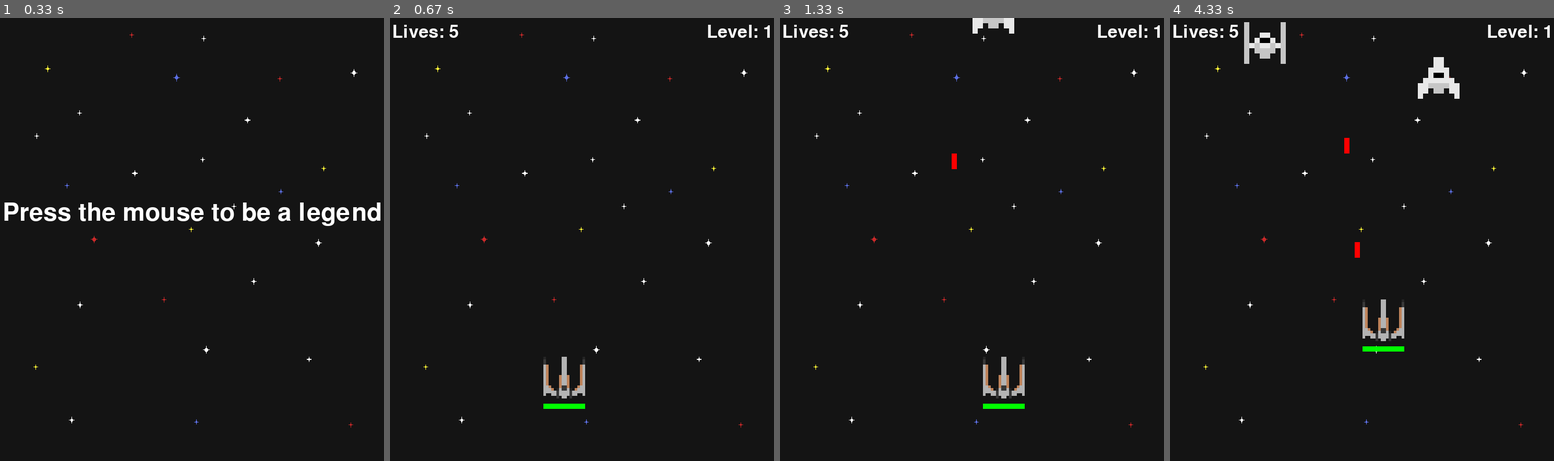
Above: before the commit, frames 1-4 (left to right).
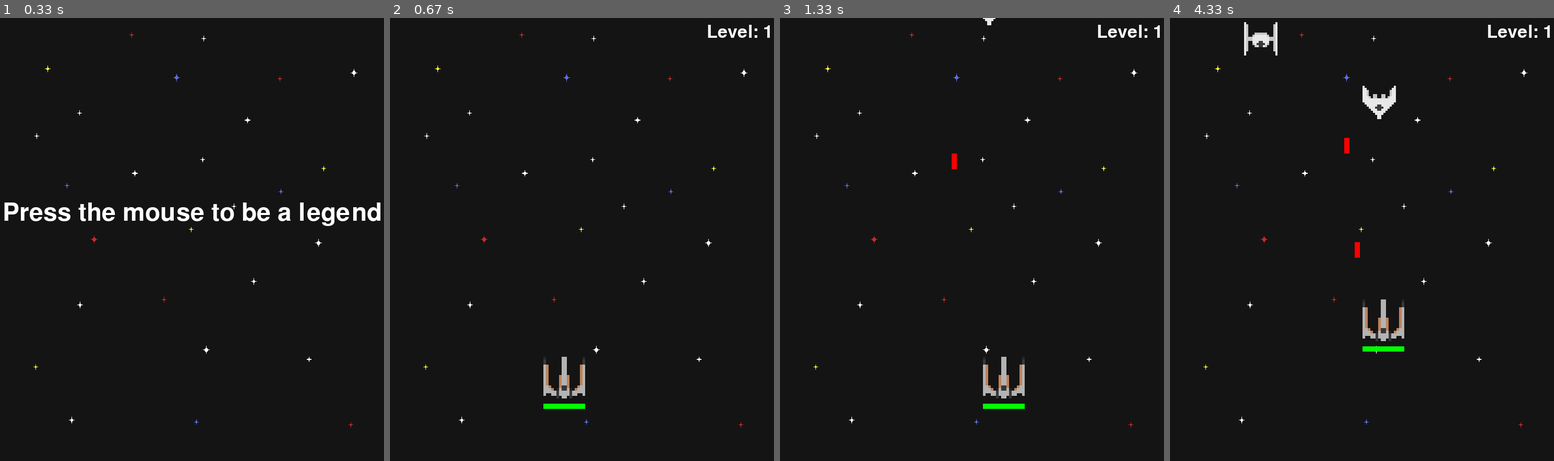
Above: after the commit, the same moments.

Repository: masanbasa3k/Pygame_Games
Game: pygame game, started from Destroy_the_Invaders_Game/Destroy The Invaders Game.py
The game is run twice, just before and just after one commit, with the same random seed, the same clock (stepped at 60 frames per second) and the same inputs.
Inputs:
- Up to frame 1 (0.33 s): no input
- Up to frame 2 (0.67 s): click "Level: 0" at 0.38 s
- Up to frame 3 (1.33 s): tap Space at 0.67, 1.07 s; hold D from 1 s (still down)
- Up to frame 4 (4.33 s): tap Space at 1.37, 1.57, 1.9, 2.2, 2.4, 2.7, 2.97, 3.3, 3.6, 3.73, 4.13 s; release D at 1.47 s; hold W 1.5-1.8 s; hold D 1.83-2.3 s; hold A 2.33-2.87 s; hold S 2.9-3.2 s; hold A 3.23-3.63 s; hold W 3.67-4.03 s; hold D from 4.07 s (still down)

Frame 1 is identical in both runs. In frame 2, 0.2% of the frame differs, in the area x 0-18%, y 1-5%; in frame 3, 0.5%; in frame 4, 1.6%, in the area x 0-76%, y 0-23%.

Commit message:
game update
Update: removing lives count and redrawing enemies

Diff:
--- a/Destroy_the_Invaders_Game/Destroy The Invaders Game.py
+++ b/Destroy_the_Invaders_Game/Destroy The Invaders Game.py
@@ -134,7 +134,7 @@
 
     def shoot(self):
         if self.cool_down_counter == 0:
-            laser = Laser(self.x+35, self.y+10, self.laser_img)
+            laser = Laser(self.x+30, self.y+10, self.laser_img)
             self.lasers.append(laser)
             self.cool_down_counter = 1
 
@@ -147,7 +147,6 @@
     run = True
     FPS = 60
     level = 0
-    lives = 5
     main_font = pygame.font.SysFont("comicsans", 50)
     lost_font = pygame.font.SysFont("comicsans", 60)
 
@@ -167,10 +166,8 @@
     def redraw_window():
         WIN.blit(BG, (0, 0))
         # draw text
-        lives_label = main_font.render(f"Lives: {lives}", 1, (255,255,255))
         level_label = main_font.render(f"Level: {level}", 1, (255,255,255))
 
-        WIN.blit(lives_label, (10, 10))
         WIN.blit(level_label, (WIDTH - level_label.get_width() - 10, 10))
 
         for enemy in enemies:
@@ -188,7 +185,7 @@
         clock.tick(FPS)
         redraw_window()
 
-        if lives <= 0 or player.health <= 0:
+        if player.health <= 0:
             lost = True
             lost_count += 1
 
@@ -199,6 +196,8 @@
                 continue
 
         if len(enemies) == 0:
+            if player.health < player.max_healt:
+                player.health += 50
             level += 1
             wave_length += 5
             for i in range(wave_length):
@@ -232,7 +231,6 @@
                 player.health -= 10
                 enemies.remove(enemy)
             elif enemy.y + enemy.get_height() > HEIGHT:
-                lives -= 1
                 enemies.remove(enemy)
 
         player.move_laser(-laser_vel, enemies)
Binary file changed: Destroy_the_Invaders_Game/spr_enemyShip1.png
Binary file changed: Destroy_the_Invaders_Game/spr_enemyShip2.png
Binary file changed: Destroy_the_Invaders_Game/spr_enemyShip3.png
